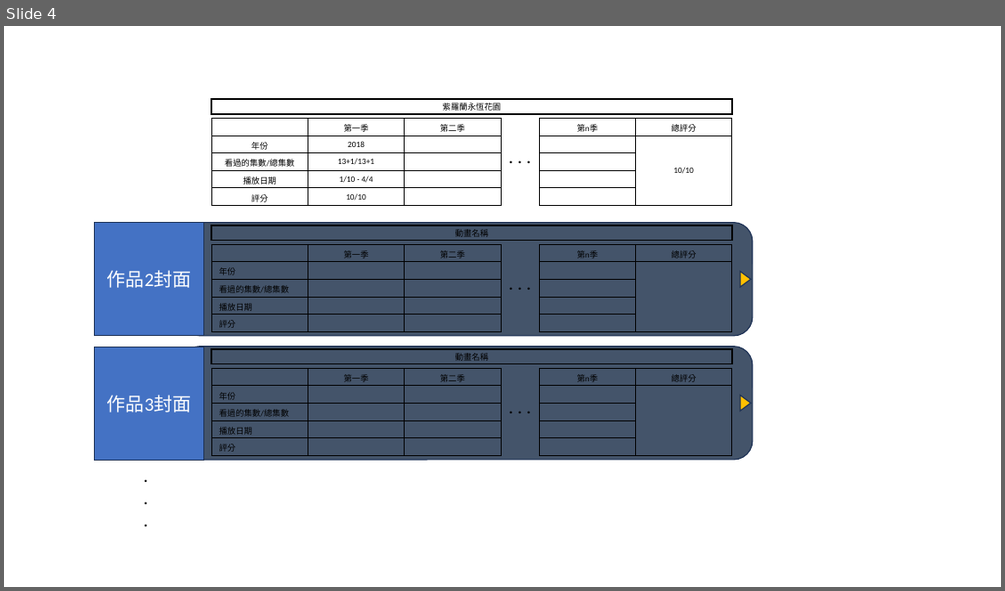
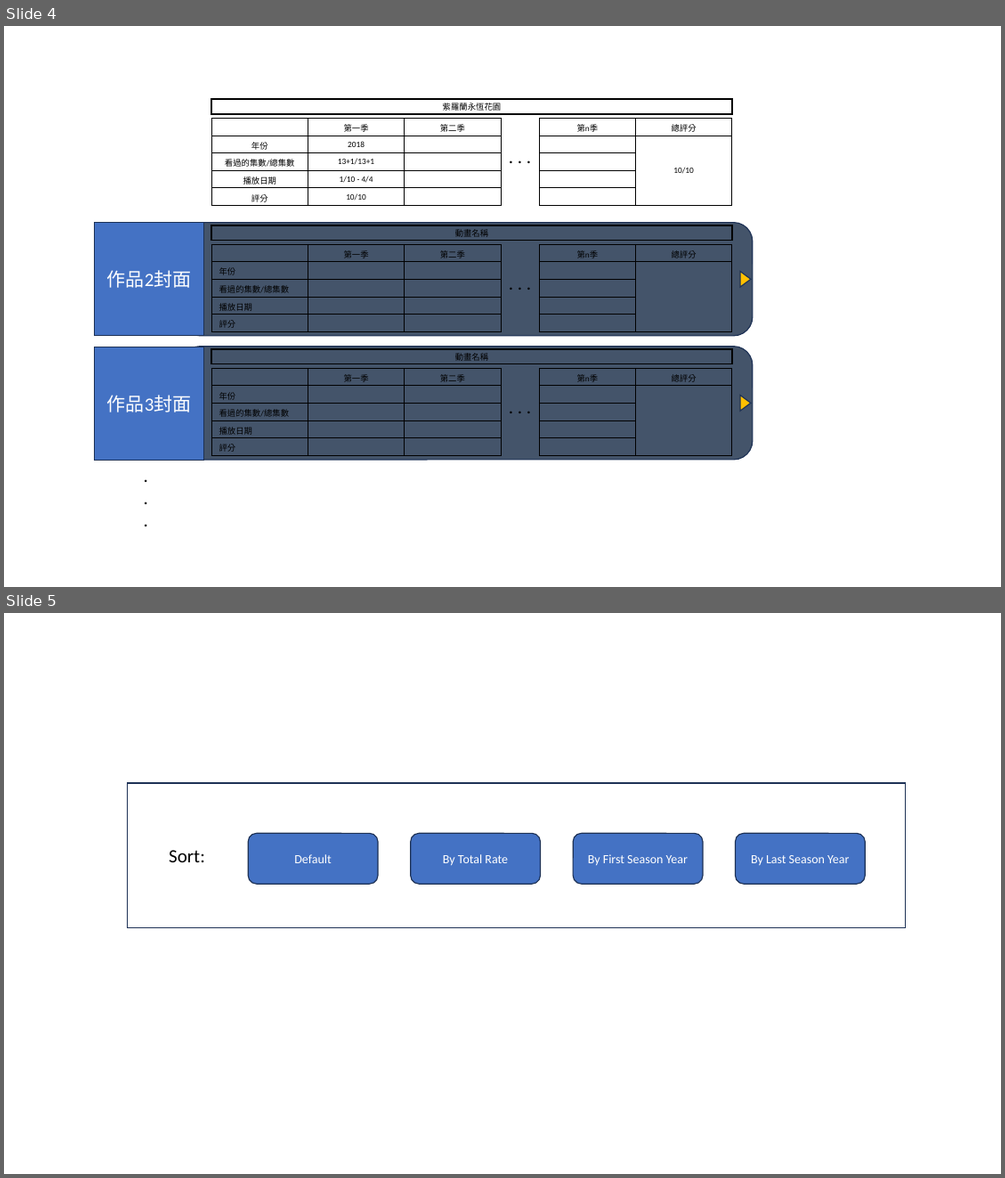
Before and after one commit to rex0988476/test, a slide deck: other/test.pptx. Shown one above the other, each under a label of ours: slide 4 before the commit, slides 4 and 5 after it. The pictures are 1005x591 and 1005x1178 pixels, drawn with LibreOffice and Linux fonts; fonts in the diff are those of the drawing. Boxes give left, top, right and bottom in pixels: in the first picture for what was removed or moved away, otherwise in the second. Text is boxed around its words. In the diff, an @@ line names an element or a change of style, - is before the commit and + after.

```diff
--- a/other/test.pptx
+++ b/other/test.pptx
@@ slide 5 added at [4, 613, 1001, 1174], background #FFFFFF @@
@@ rectangle added at [128, 783, 906, 928], outline #1E3256 1 pt @@
@@ text added at [169, 850, 205, 862], 18 pt, text #000000 @@
+Sort:
@@ rounded rectangle added at [248, 833, 378, 884], fill #4472C4, outline #1E3256 1 pt, 12 pt, text #FFFFFF @@
+Default
@@ rounded rectangle added at [411, 833, 541, 884], fill #4472C4, outline #1E3256 1 pt, 12 pt, text #FFFFFF @@
+By Total Rate
@@ rounded rectangle added at [573, 833, 704, 884], fill #4472C4, outline #1E3256 1 pt, 12 pt, text #FFFFFF @@
+By First Season Year
@@ rounded rectangle added at [736, 833, 866, 884], fill #4472C4, outline #1E3256 1 pt, 12 pt, text #FFFFFF @@
+By Last Season Year
```
Also in this commit, not shown: 6 other files.
